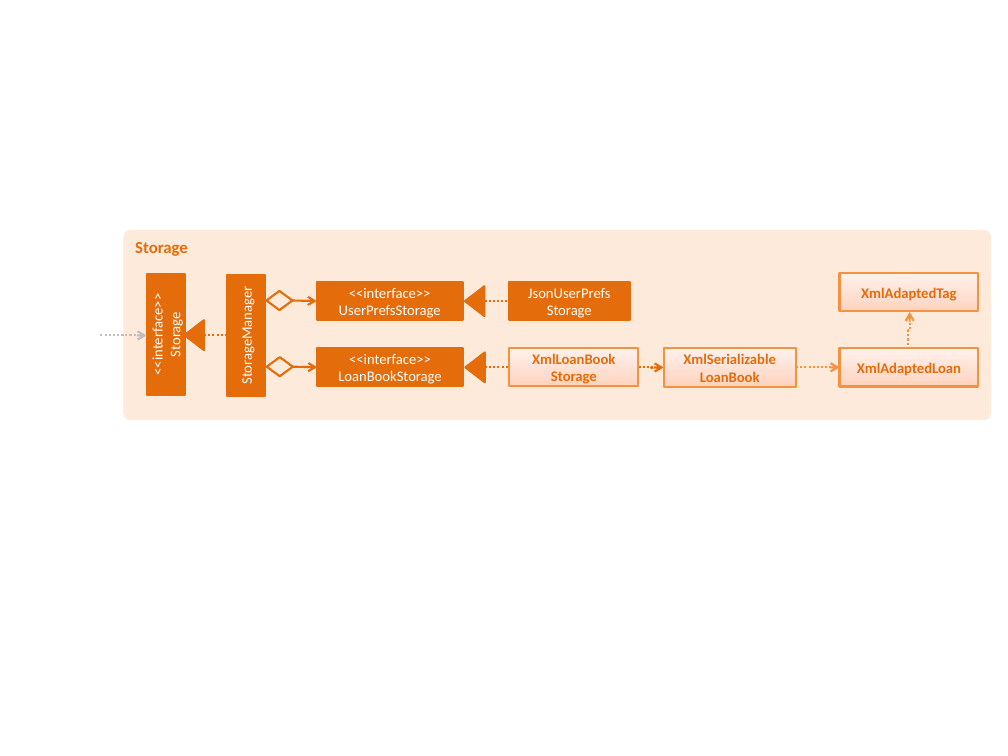
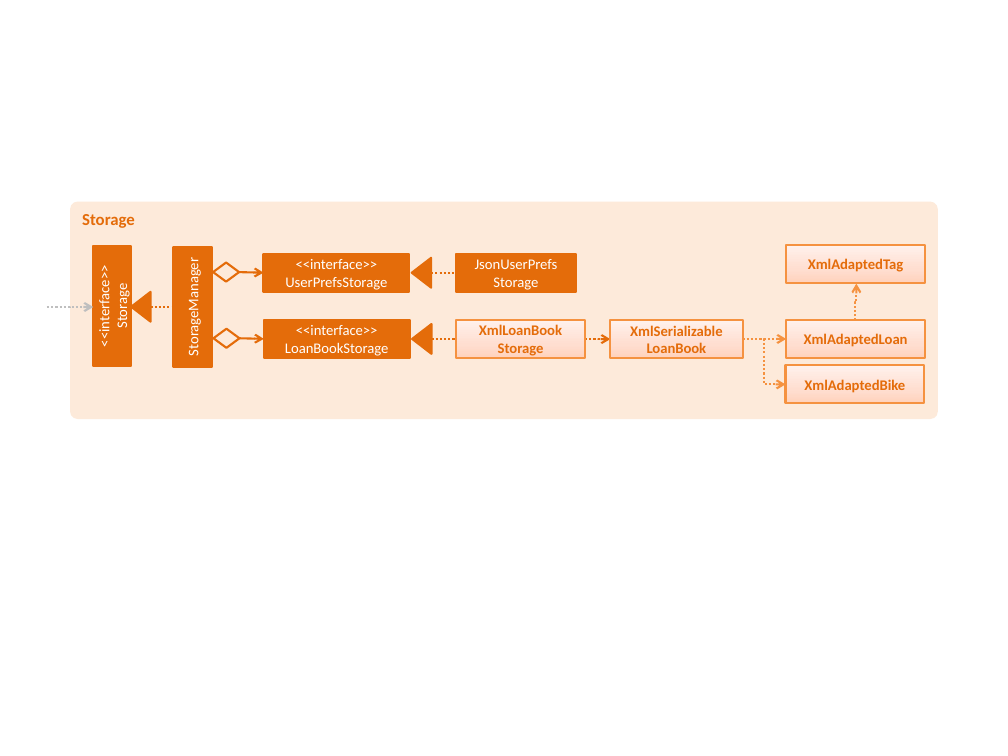
Before and after one commit to xantho09/main, a slide deck: slide 1 of docs/diagrams/StorageComponentClassDiagram.pptx. Drawn at 1008x756 pixels with LibreOffice and Linux fonts; fonts in the diff are those of the drawing. Boxes give left, top, right and bottom in pixels: in the first picture for what was removed or moved away, otherwise in the second. Text is boxed around its words. In the diff, an @@ line names an element or a change of style, - is before the commit and + after.

```diff
--- a/docs/diagrams/StorageComponentClassDiagram.pptx
+++ b/docs/diagrams/StorageComponentClassDiagram.pptx
@@ rounded rectangle "Storage" resized from (x1=123, y1=230, x2=991, y2=419) to (x1=71, y1=202, x2=938, y2=419) @@
@@ 9 rectangles, 4 elbow arrows, 3 triangles, 2 diamonds, 2 arrows, 2 elbow lines, 1 line moved together from (x1=101, y1=273, x2=979, y2=396) to (x1=47, y1=245, x2=925, y2=368) @@
@@ elbow arrow added from (743, 339) to (785, 384), #F69240 1.5 pt dashed @@
@@ rectangle added at (x1=785, y1=365, x2=924, y2=403), fill gradient #FFD2BD to #FFDED0 to #FFF2ED, outline #F69240 1.5 pt, 10.5 pt, text #E46C0A, bold @@
+XmlAdaptedBike
```
Also in this commit, not shown: 5 other files.
